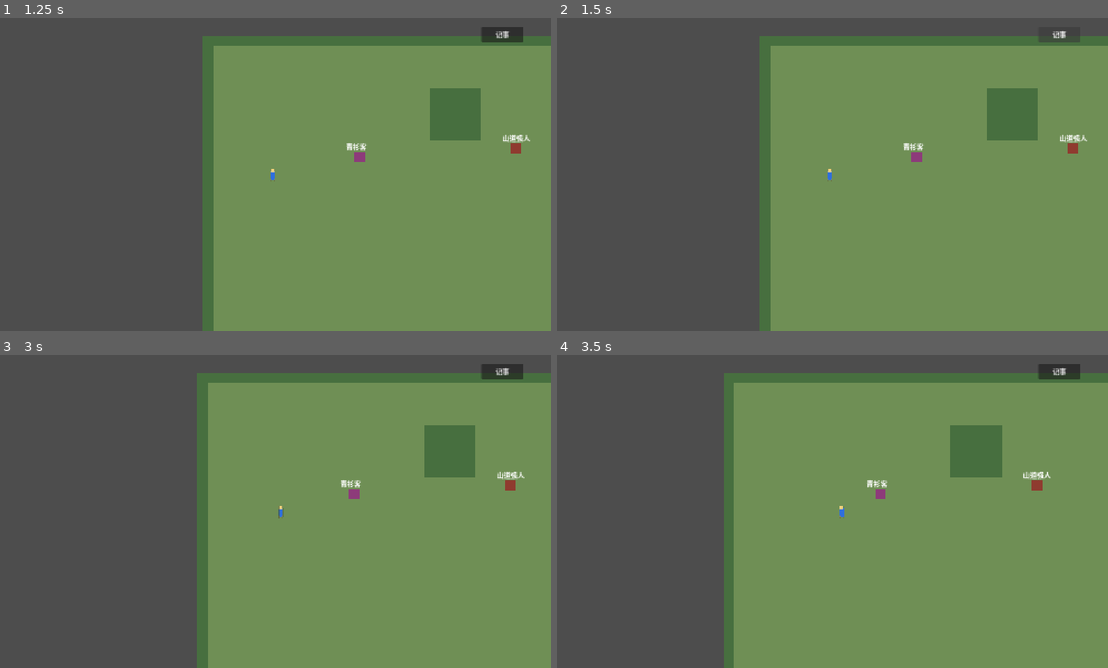
Above: before the commit, frames 1-4 (two rows, left to right).
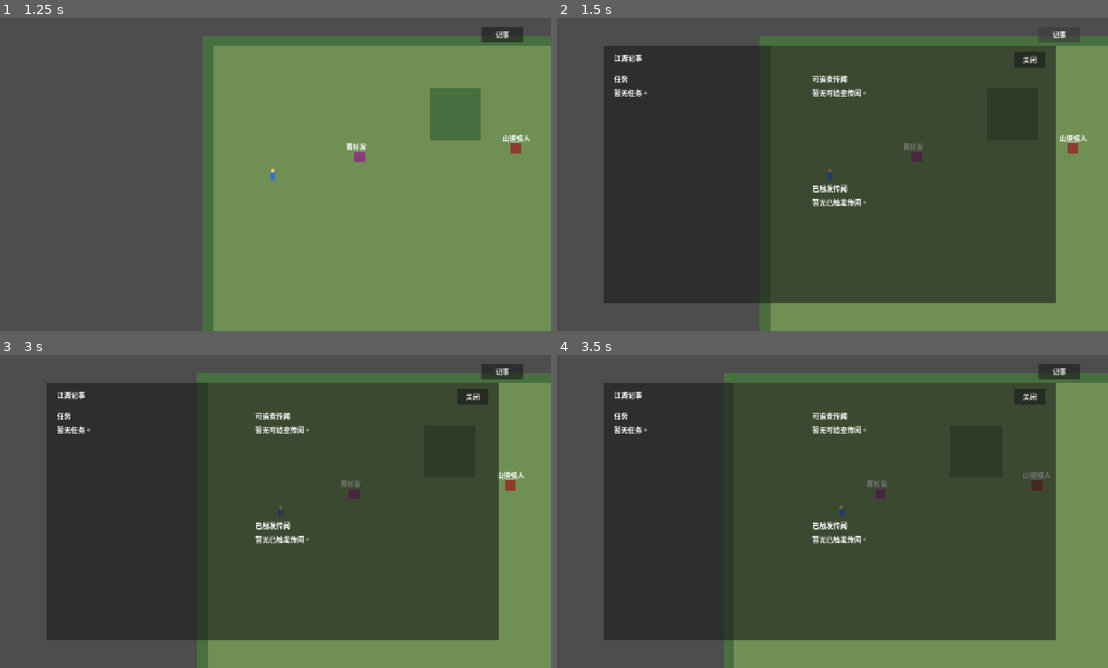
Above: after the commit, the same moments.

Repository: zhangyebo1991/liangyusheng-qunxiazhuan
Game: Godot game, scene res://scenes/boot.tscn
Same seed, same stepped clock (60 frames per second), same inputs: the game is played once before the commit and once after it.
Inputs (mouse positions are in pixels of both pictures, inside the frame that each line leads up to):
- Up to frame 1 (1.25 s): click "开始新游戏" at 0.5 s
- Up to frame 2 (1.5 s): click "记事" at 1.25 s
- Up to frame 3 (3 s): click (473, 395) at 2 s, where only the run after the commit has a clickable "关闭"; tap Enter (confirm) at 2.75 s; move the mouse to (358, 492) at 2.77 s; hold D (move_right) from 2.78 s (still down); hold J (journal, bound only after the commit) from 2.78 s (still down); click (358, 492) at 2.92 s
- Up to frame 4 (3.5 s): keep holding D (move_right); keep holding J (journal, bound only after the commit)

Frame 1 is identical in both runs. In frame 2, 67% of the frame differs, in the area x 8-91%, y 8-92%; in frame 3, 67%; in frame 4, 67%.

Commit message:
feat: 接入江湖记事地图入口

Diff:
--- a/project.godot
+++ b/project.godot
@@ -57,3 +57,7 @@
 "deadzone": 0.5,
 "events": [Object(InputEventKey,"resource_local_to_scene":false,"resource_name":"","device":-1,"window_id":0,"alt_press …(191 unchanged characters)…
 }
+journal={
+"deadzone": 0.5,
+"events": [Object(InputEventKey,"resource_local_to_scene":false,"resource_name":"","device":-1,"window_id":0,"alt_pressed":false,"shift_pressed":false,"ctrl_pressed":false,"meta_pressed":false,"pressed":false,"keycode":74,"physical_keycode":0,"key_label":0,"unicode":0,"location":0,"echo":false,"script":null)]
+}
--- a/scripts/scenes/map_screen_base.gd
+++ b/scripts/scenes/map_screen_base.gd
@@ -12,6 +12,8 @@
 const MapRewardSystemScript = preload("res://scripts/systems/map_reward_system.gd")
 const EffectSystemScript = preload("res://scripts/systems/effect_system.gd")
 const EventSystemScript = preload("res://scripts/systems/event_system.gd")
+const JournalSystemScript = preload("res://scripts/systems/journal_system.gd")
+const JournalPanelScript = preload("res://scripts/scenes/journal_panel.gd")
 
 var player
 var hud
@@ -24,6 +26,10 @@
 var map_reward_system = MapRewardSystemScript.new()
 var effect_system = EffectSystemScript.new()
 var event_system = EventSystemScript.new()
+var journal_system = JournalSystemScript.new()
+var journal_panel
+var journal_is_open := false
+var active_dialogue_state: Dictionary = {}
 var current_shop_record: Dictionary = {}
 var map_data: Dictionary = {}
 var interactables: Array = []
@@ -52,6 +58,14 @@
 	_update_nearest_interactable()
 
 func _unhandled_input(event: InputEvent) -> void:
+	if event.is_action_pressed("journal"):
+		if journal_is_open:
+			_close_journal()
+		else:
+			_open_journal()
+		return
+	if journal_is_open:
+		return
 	if event.is_action_pressed("inventory"):
 		_toggle_inventory()
 	elif event.is_action_pressed("cancel"):
@@ -120,6 +134,7 @@
 	hud = HudScript.new()
 	hud.item_use_requested.connect(_on_item_use_requested)
 	hud.shop_buy_requested.connect(_on_shop_buy_requested)
+	hud.journal_requested.connect(_open_journal)
 	add_child(hud)
 	var data_repository = _get_data_repository()
 	inventory_system.set_repository(data_repository)
@@ -128,7 +143,14 @@
 	dialogue_box = DialogueBoxScript.new()
 	if dialogue_box.has_signal("option_selected"):
 		dialogue_box.option_selected.connect(_on_dialogue_option_selected)
+	if dialogue_box.has_signal("closed"):
+		dialogue_box.closed.connect(_on_dialogue_closed)
 	add_child(dialogue_box)
+	journal_panel = JournalPanelScript.new()
+	journal_panel.quest_tracking_toggled.connect(_toggle_tracked_quest)
+	journal_panel.closed.connect(_on_journal_closed)
+	add_child(journal_panel)
+	_refresh_tracked_tasks()
 
 func _spawn_objects() -> void:
 	var game_state = _get_game_state()
@@ -182,6 +204,7 @@
 	var dialogue_state = dialogue_system.build_dialogue_state(dialogue_id, _get_game_state())
 	if dialogue_state.get("lines", []).is_empty():
 		dialogue_state["lines"] = [{"speaker": "旁白", "text": fallback_text}]
+	active_dialogue_state = dialogue_state.duplicate(true)
 	if dialogue_box != null:
 		if dialogue_box.has_method("open_dialogue_state"):
 			dialogue_box.open_dialogue_state(dialogue_state)
@@ -204,15 +227,96 @@
 		hud.show_message(_first_event_failure(result))
 		return
 
+	var effect_result = result.get("effect_result", {})
+	_mark_triggered_rumors_from_effect_result(effect_result)
 	var next_dialogue_id = str(option.get("next_dialogue_id", ""))
 	if not next_dialogue_id.is_empty():
 		_open_dialogue(next_dialogue_id)
 	else:
-		var effect_result = result.get("effect_result", {})
 		hud.show_message(_build_effect_message(effect_result, "已处理。"))
 	_refresh_inventory_if_open()
 	_refresh_shop_if_open()
 	_update_quest_text()
+	_refresh_tracked_tasks()
+
+func _on_dialogue_closed() -> void:
+	_record_dialogue_rumor(active_dialogue_state)
+	active_dialogue_state = {}
+
+func _record_dialogue_rumor(dialogue_state: Dictionary) -> void:
+	var rumor = dialogue_state.get("rumor", {})
+	if typeof(rumor) != TYPE_DICTIONARY or rumor.is_empty():
+		return
+	var game_state = _get_game_state()
+	if game_state == null:
+		return
+	var result = journal_system.add_rumor(game_state.journal_state, rumor, {"map_id": map_id})
+	if hud != null and bool(result.get("success", false)) and not bool(result.get("duplicate", false)):
+		hud.show_message(str(result.get("message", "传闻已记入江湖记事。")))
+
+func _open_journal() -> void:
+	if journal_panel == null:
+		return
+	journal_is_open = true
+	journal_panel.open(_build_journal_view_model())
+
+func _close_journal() -> void:
+	if journal_panel == null:
+		return
+	journal_is_open = false
+	journal_panel.close()
+
+func _on_journal_closed() -> void:
+	journal_is_open = false
+
+func _toggle_tracked_quest(quest_id: String) -> void:
+	var game_state = _get_game_state()
+	if game_state == null:
+		return
+	var result = journal_system.toggle_tracked_quest(game_state.journal_state, quest_id)
+	if journal_panel != null:
+		journal_panel.open(_build_journal_view_model())
+		journal_panel.show_message(str(result.get("message", "")))
+	if hud != null and not bool(result.get("success", false)):
+		hud.show_message(str(result.get("message", "任务追踪失败。")))
+	_refresh_tracked_tasks()
+
+func _build_journal_view_model() -> Dictionary:
+	var game_state = _get_game_state()
+	var data_repository = _get_data_repository()
+	if game_state == null:
+		return {"tasks": [], "active_rumors": [], "triggered_rumors": []}
+	var rumors = journal_system.build_rumor_entries(game_state.journal_state)
+	return {
+		"tasks": journal_system.build_task_entries(game_state, data_repository),
+		"active_rumors": rumors.get("active", []),
+		"triggered_rumors": rumors.get("triggered", []),
+	}
+
+func _refresh_tracked_tasks() -> void:
+	if hud == null:
+		return
+	var game_state = _get_game_state()
+	var data_repository = _get_data_repository()
+	if game_state == null:
+		hud.set_tracked_tasks([])
+		return
+	hud.set_tracked_tasks(journal_system.build_tracked_task_entries(game_state, data_repository))
+
+func _mark_triggered_rumors_from_effect_result(effect_result: Dictionary) -> void:
+	if not bool(effect_result.get("success", false)):
+		return
+	var game_state = _get_game_state()
+	if game_state == null or game_state.journal_state == null:
+		return
+	for quest in effect_result.get("quests", []):
+		if typeof(quest) != TYPE_DICTIONARY:
+			continue
+		var quest_id = str(quest.get("id", ""))
+		var status = str(quest.get("status", ""))
+		if quest_id.is_empty() or status == "not_started":
+			continue
+		journal_system.mark_rumors_triggered_for_quest(game_state.journal_state, quest_id)
 
 func _first_event_failure(result: Dictionary) -> String:
 	var messages = result.get("messages", [])
@@ -239,6 +343,7 @@
 		_remove_interactable_by_id(str(record.get("id", "")))
 		_refresh_inventory_if_open()
 		_refresh_shop_if_open()
+		_refresh_tracked_tasks()
 
 func _apply_quest_complete_effects(quest_id: String) -> Dictionary:
 	var game_state = _get_game_state()
@@ -259,7 +364,10 @@
 		}
 	var quest = data_repository.get_quest(quest_id)
 	var effects = _quest_complete_effects(quest_id, quest)
-	return effect_system.apply_effects(game_state, effects, {"source": "quest_complete", "quest_id": quest_id})
+	var result = effect_system.apply_effects(game_state, effects, {"source": "quest_complete", "quest_id": quest_id})
+	_mark_triggered_rumors_from_effect_result(result)
+	_refresh_tracked_tasks()
+	return result
 
 func _quest_complete_effects(quest_id: String, quest: Dictionary) -> Array:
 	var effects = quest.get("complete_effects", [])
--- a/tests/run_tests.gd
+++ b/tests/run_tests.gd
@@ -26,6 +26,7 @@
 const TestJournalPanelScript = preload("res://tests/test_journal_panel.gd")
 const TestShopMapScreenScript = preload("res://tests/test_shop_map_screen.gd")
 const TestPickupMapScreenScript = preload("res://tests/test_pickup_map_screen.gd")
+const TestJournalMapScreenScript = preload("res://tests/test_journal_map_screen.gd")
 const TestBattleStateScript = preload("res://tests/test_battle_state.gd")
 const TestTurnBasedCombatSystemScript = preload("res://tests/test_turn_based_combat_system.gd")
 
@@ -57,6 +58,7 @@
 		TestJournalPanelScript.new(),
 		TestShopMapScreenScript.new(),
 		TestPickupMapScreenScript.new(),
+		TestJournalMapScreenScript.new(),
 		TestBattleStateScript.new(),
 		TestTurnBasedCombatSystemScript.new(),
 	]
--- /dev/null
+++ b/tests/test_journal_map_screen.gd
@@ -0,0 +1,119 @@
+extends RefCounted
+
+const HudScript = preload("res://scripts/scenes/hud.gd")
+const JournalPanelScript = preload("res://scripts/scenes/journal_panel.gd")
+const MapScreenBaseScript = preload("res://scripts/scenes/map_screen_base.gd")
+
+func run(assertions) -> void:
+	var root = Engine.get_main_loop().root
+	var repository = root.get_node("DataRepository")
+	var game_state = root.get_node("GameState")
+	repository.load_all()
+	game_state.start_new_game()
+	game_state.quest_system.start_quest("quest_mountain_trial")
+	game_state.quest_system.set_status("quest_deliver_letter", "completed")
+
+	assertions.assert_true(InputMap.has_action("journal"), "项目应配置 journal 输入动作")
+
+	var screen = MapScreenBaseScript.new()
+	var required_methods = [
+		"_refresh_tracked_tasks",
+		"_toggle_tracked_quest",
+		"_open_journal",
+		"_close_journal",
+		"_record_dialogue_rumor",
+	]
+	var methods_ready := true
+	for method_name in required_methods:
+		var has_required_method = screen.has_method(str(method_name))
+		assertions.assert_true(has_required_method, "地图场景应提供 %s 方法" % method_name)
+		methods_ready = methods_ready and has_required_method
+	var required_properties = ["journal_panel", "journal_is_open"]
+	var properties_ready := true
+	for property_name in required_properties:
+		var has_required_property = _has_property(screen, str(property_name))
+		assertions.assert_true(has_required_property, "地图场景应提供 %s 属性" % property_name)
+		properties_ready = properties_ready and has_required_property
+	if not methods_ready or not properties_ready:
+		screen.free()
+		return
+
+	screen.map_id = "road_outskirts"
+	screen.hud = HudScript.new()
+	screen.hud._ready()
+	screen.journal_panel = JournalPanelScript.new()
+	screen.journal_panel._ready()
+
+	screen._refresh_tracked_tasks()
+	assertions.assert_eq(screen.hud.tracked_task_list.get_child_count(), 0, "没有追踪任务时 HUD 追踪区应为空")
+
+	screen._toggle_tracked_quest("quest_mountain_trial")
+	assertions.assert_eq(game_state.journal_state.tracked_quest_ids.size(), 1, "地图场景应能切换任务追踪")
+	assertions.assert_eq(screen.hud.tracked_task_list.get_child_count(), 1, "切换追踪后 HUD 应刷新")
+
+	screen._open_journal()
+	assertions.assert_true(screen.journal_panel.visible, "打开江湖记事后页面应可见")
+	assertions.assert_true(screen.journal_is_open, "地图场景应记录记事页面打开状态")
+	screen._close_journal()
+	assertions.assert_true(not screen.journal_panel.visible, "关闭江湖记事后页面应隐藏")
+	assertions.assert_true(not screen.journal_is_open, "地图场景应记录记事页面关闭状态")
+
+	screen._record_dialogue_rumor({
+		"id": "road_scholar_rumor",
+		"rumor": {
+			"id": "rumor_road_red_thread",
+			"title": "官道红线车辙",
+			"text": "官道车辙中夹着红线。",
+			"source": "赶路书生",
+			"related_quest_id": "quest_trace_red_thread"
+		}
+	})
+	assertions.assert_true(game_state.journal_state.active_rumors.has("rumor_road_red_thread"), "对白传闻应自动写入江湖记事")
+	assertions.assert_eq(screen.hud.message_label.text, "传闻已记入江湖记事。", "记录新传闻后 HUD 应显示提示")
+
+	screen._record_dialogue_rumor({
+		"id": "road_scholar_rumor",
+		"rumor": {
+			"id": "rumor_road_red_thread",
+			"title": "官道红线车辙",
+			"text": "重复传闻。",
+			"source": "赶路书生"
+		}
+	})
+	assertions.assert_eq(game_state.journal_state.active_rumors.size(), 1, "重复对白传闻不应重复写入")
+
+	screen.event_system.effect_system = screen.effect_system
+	screen._on_dialogue_option_selected({
+		"id": "trigger_trace_quest",
+		"text": "追查红线车辙",
+		"available": true,
+		"conditions": [],
+		"effects": [
+			{"type": "set_quest_status", "quest_id": "quest_trace_red_thread", "status": "active"}
+		],
+		"next_dialogue_id": ""
+	})
+	assertions.assert_true(not game_state.journal_state.active_rumors.has("rumor_road_red_thread"), "对话触发相关任务后传闻应离开可追查列表")
+	assertions.assert_true(game_state.journal_state.triggered_rumors.has("rumor_road_red_thread"), "对话触发相关任务后传闻应进入已触发列表")
+
+	game_state.journal_state.triggered_rumors.erase("rumor_road_red_thread")
+	game_state.journal_state.active_rumors["rumor_road_red_thread"] = {
+		"id": "rumor_road_red_thread",
+		"title": "官道红线车辙",
+		"text": "官道车辙中夹着红线。",
+		"source": "赶路书生",
+		"related_quest_id": "quest_trace_red_thread"
+	}
+	screen._apply_quest_complete_effects("quest_trace_red_thread")
+	assertions.assert_true(not game_state.journal_state.active_rumors.has("rumor_road_red_thread"), "相关任务触发后传闻应离开可追查列表")
+	assertions.assert_true(game_state.journal_state.triggered_rumors.has("rumor_road_red_thread"), "相关任务触发后传闻应进入已触发列表")
+
+	screen.hud.free()
+	screen.journal_panel.free()
+	screen.free()
+
+func _has_property(target, property_name: String) -> bool:
+	for property in target.get_property_list():
+		if str(property.get("name", "")) == property_name:
+			return true
+	return false
--- a/tests/test_pickup_map_screen.gd
+++ b/tests/test_pickup_map_screen.gd
@@ -14,6 +14,8 @@
 	var screen = MapScreenBaseScript.new()
 	screen.hud = HudScript.new()
 	screen.hud._ready()
+	if _has_property(screen, "journal_panel"):
+		screen.journal_panel = null
 	screen.map_reward_system.set_repository(repository)
 
 	var pickup_record = {
@@ -59,3 +61,9 @@
 
 	screen.hud.free()
 	screen.free()
+
+func _has_property(target, property_name: String) -> bool:
+	for property in target.get_property_list():
+		if str(property.get("name", "")) == property_name:
+			return true
+	return false
